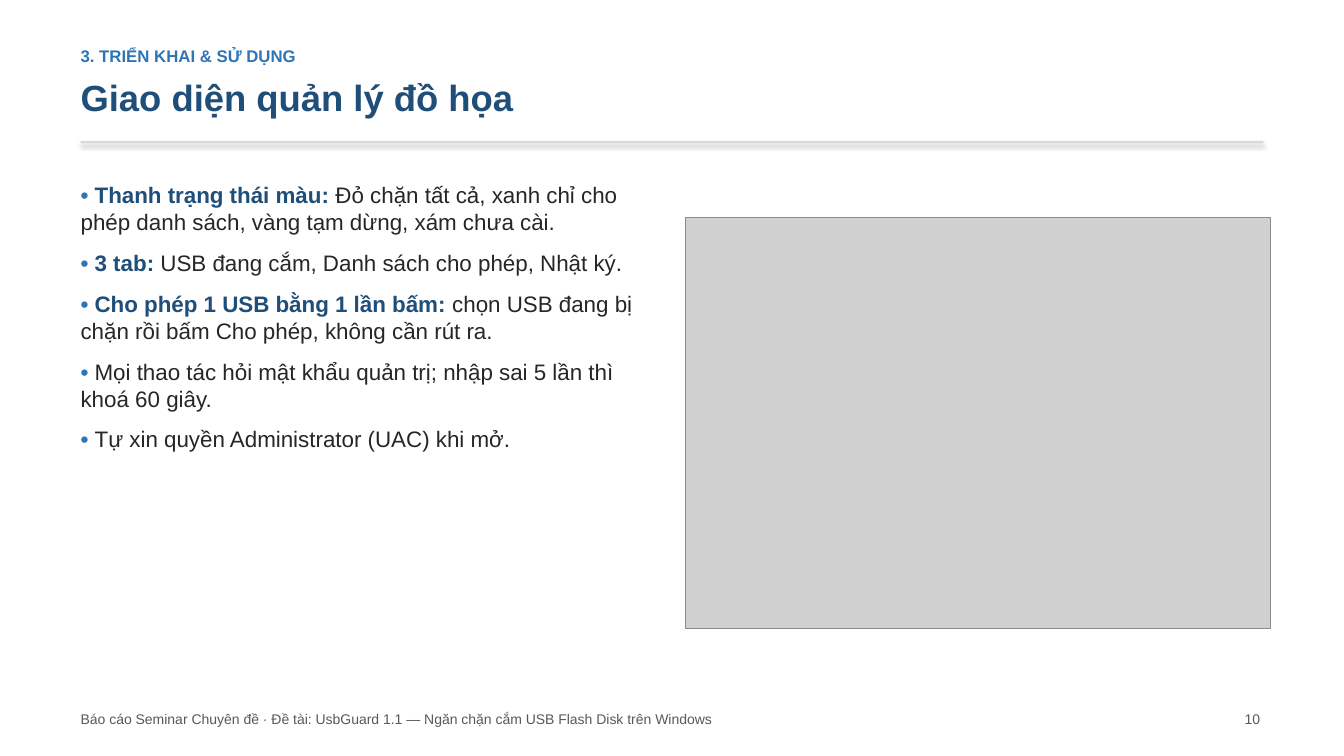
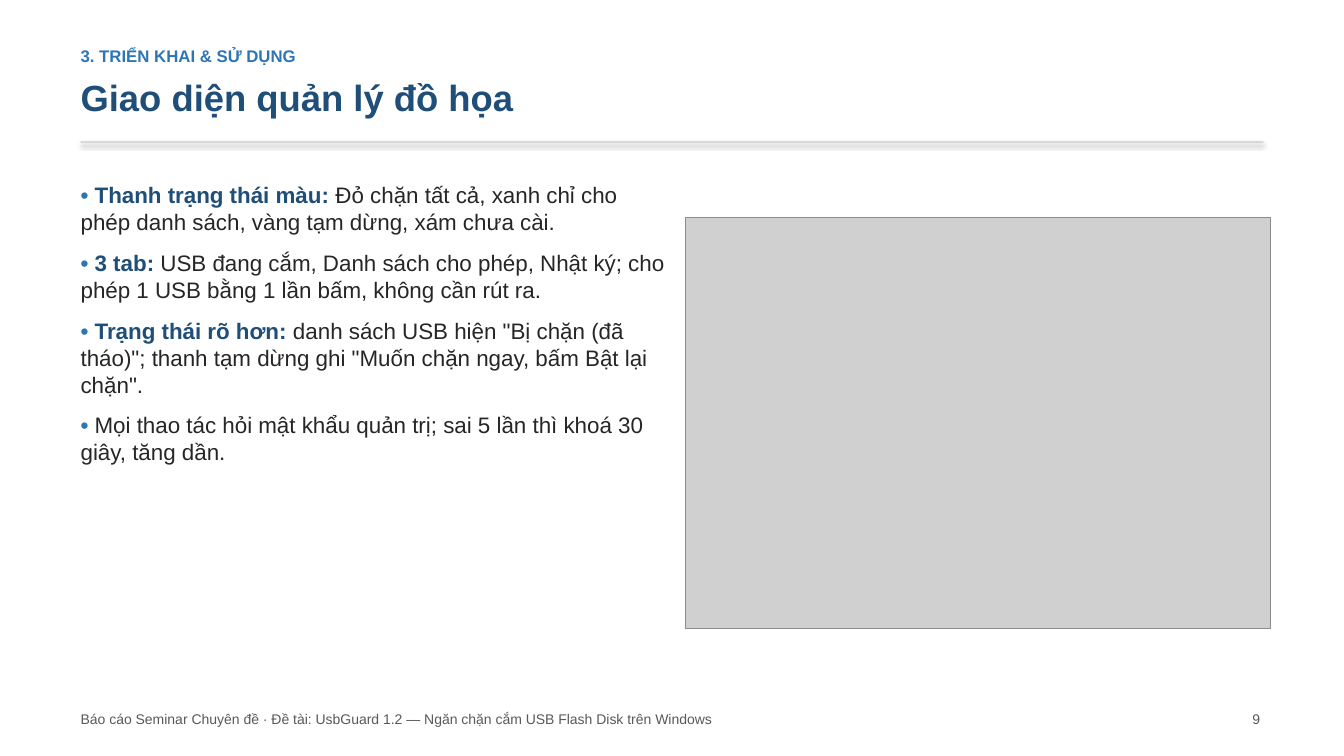
Before and after one commit to hungphamwp/usbguard, a slide deck: slide 9 of slide/SLIDE-UsbGuard.pptx (slide 10 before the commit). Drawn at 1344x756 pixels with LibreOffice and Linux fonts; fonts in the diff are those of the drawing; grey boxes stand for pictures. Boxes give left, top, right and bottom in pixels: in the first picture for what was removed or moved away, otherwise in the second. Text is boxed around its words. In the diff, an @@ line names an element or a change of style, - is before the commit and + after.

```diff
--- a/slide/SLIDE-UsbGuard.pptx
+++ b/slide/SLIDE-UsbGuard.pptx
@@ text at bbox=[81, 253, 664, 465]: text changed @@
-• 3 tab: USB đang cắm, Danh sách cho phép, Nhật ký.
-• Cho phép 1 USB bằng 1 lần bấm: chọn USB đang bị chặn rồi bấm Cho phép, không cần rút ra.
-• Mọi thao tác hỏi mật khẩu quản trị; nhập sai 5 lần thì khoá 60 giây.
-• Tự xin quyền Administrator (UAC) khi mở.
+• 3 tab: USB đang cắm, Danh sách cho phép, Nhật ký; cho phép 1 USB bằng 1 lần bấm, không cần rút ra.
+• Trạng thái rõ hơn: danh sách USB hiện "Bị chặn (đã tháo)"; thanh tạm dừng ghi "Muốn chặn ngay, bấm Bật lại chặn".
+• Mọi thao tác hỏi mật khẩu quản trị; sai 5 lần thì khoá 30 giây, tăng dần.
@@ text at bbox=[81, 713, 712, 727]: text changed @@
-Báo cáo Seminar Chuyên đề · Đề tài: UsbGuard 1.1 — Ngăn chặn cắm USB Flash Disk trên Windows
+Báo cáo Seminar Chuyên đề · Đề tài: UsbGuard 1.2 — Ngăn chặn cắm USB Flash Disk trên Windows
@@ text at bbox=[1252, 714, 1260, 724]: text changed @@
-10
+9
```
Also in this commit, not shown: 16 other slides changed, 2 slides added, 1 slide removed, 15 other files.
